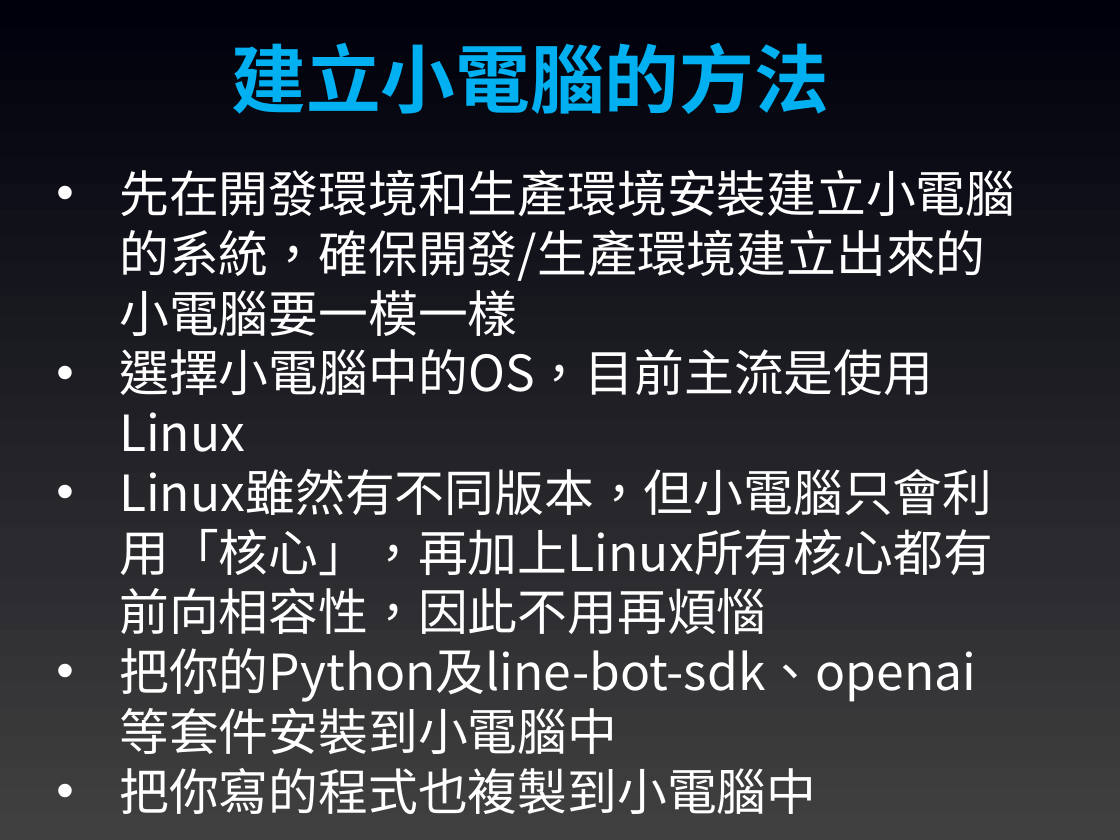
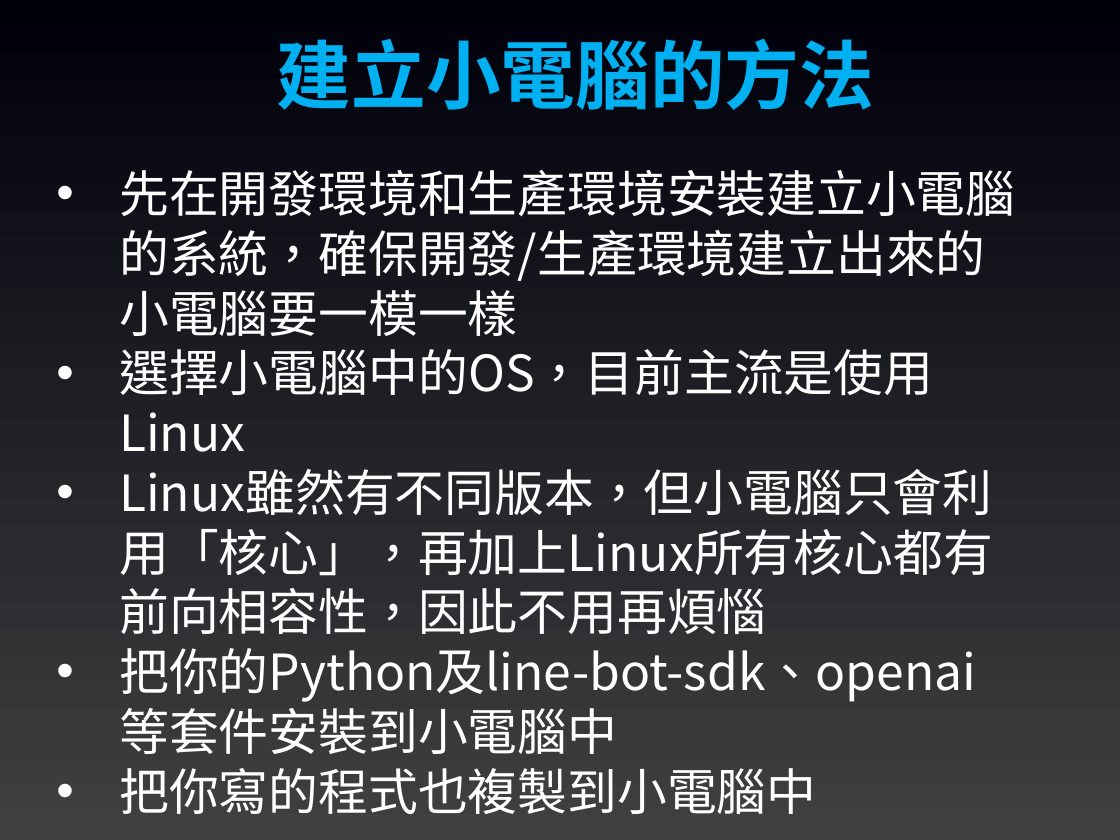
Before and after one commit to shao1002/sculinebot2025, a slide deck: slide 16 of Slides/03. 主流系統佈署方式(Docker).pptx. Drawn at 1120x840 pixels with LibreOffice and Linux fonts; fonts in the diff are those of the drawing. Boxes give left, top, right and bottom in pixels: in the first picture for what was removed or moved away, otherwise in the second. Text is boxed around its words. In the diff, an @@ line names an element or a change of style, - is before the commit and + after.

```diff
--- a/Slides/03. 主流系統佈署方式(Docker).pptx
+++ b/Slides/03. 主流系統佈署方式(Docker).pptx
@@ text "建立小電腦的方法": place and size @@
-text "建立小電腦的方法" at (232,42,829,114)
+text "建立小電腦的方法" at (277,38,874,110)
```
Also in this commit, not shown: 8 other slides changed.
